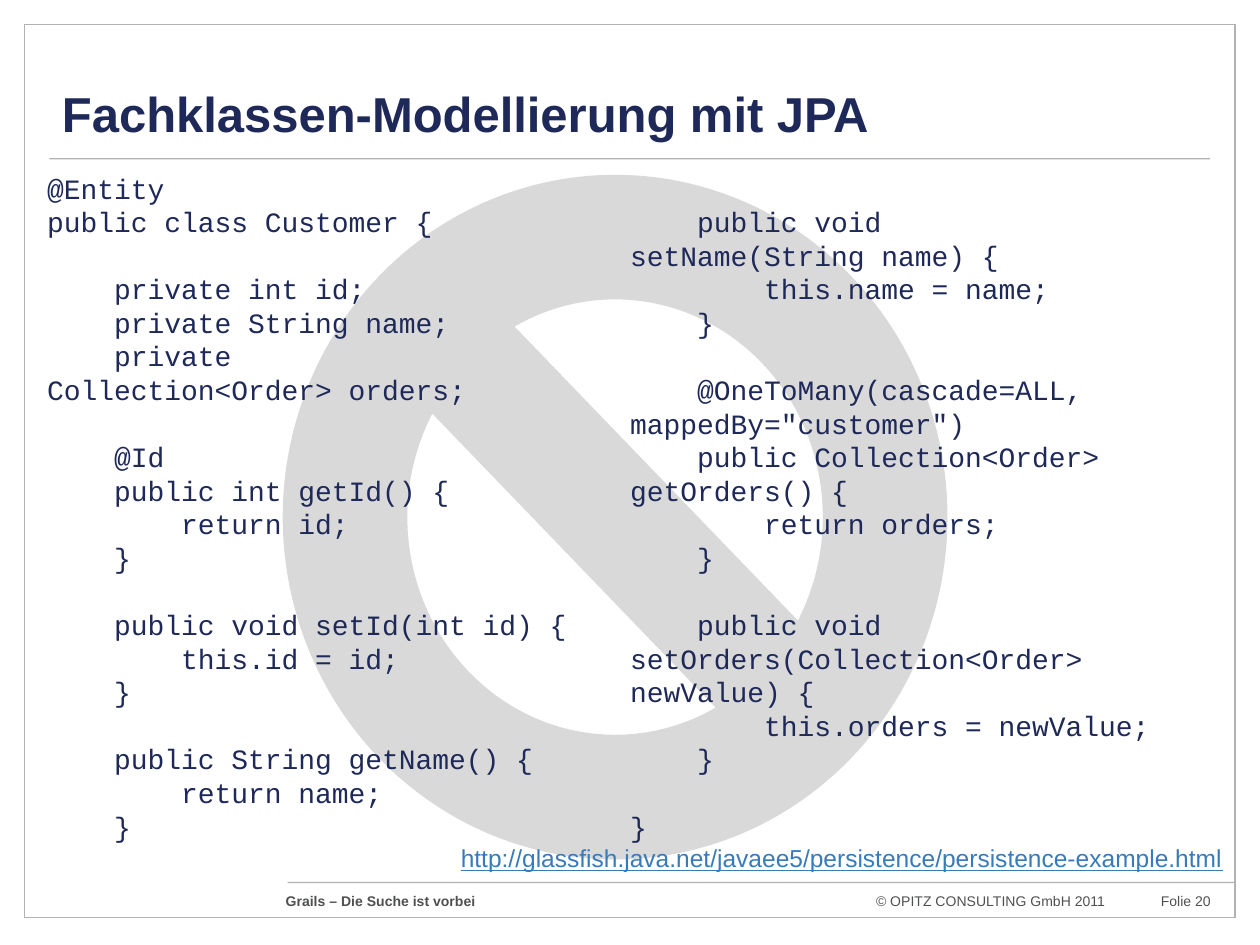
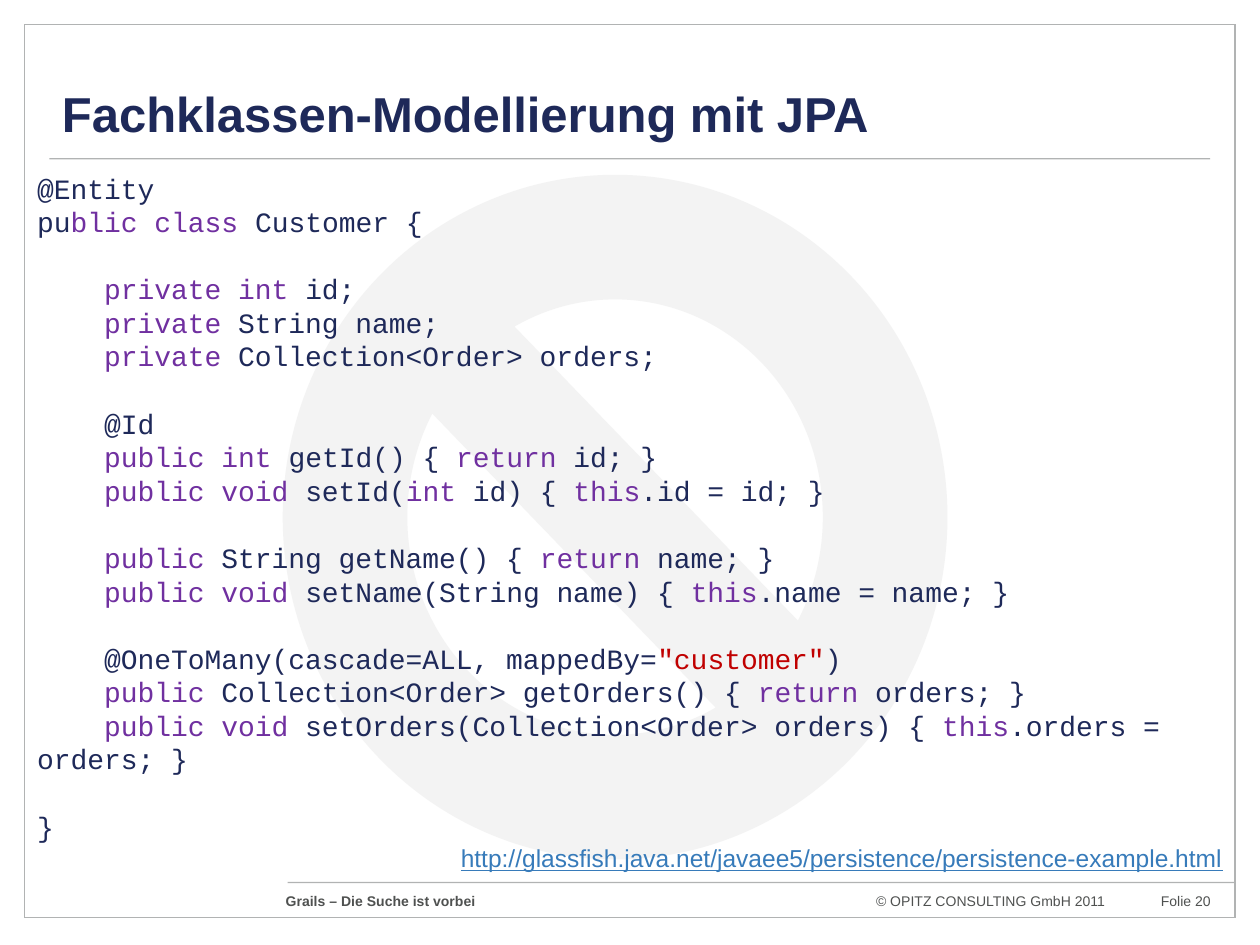
Before and after one commit to codescape/presentations, a slide deck: slide 20 of grails-die-suche-ist-vorbei/grails-doagkonferenz-2011.pptx. Drawn at 1260x945 pixels with LibreOffice and Linux fonts; fonts in the diff are those of the drawing; background and template pictures are left out. Boxes give left, top, right and bottom in pixels: in the first picture for what was removed or moved away, otherwise in the second. Text is boxed around its words. In the diff, an @@ line names an element or a change of style, - is before the commit and + after.

Commit message:
updated slides

```diff
--- a/grails-die-suche-ist-vorbei/grails-doagkonferenz-2011.pptx
+++ b/grails-die-suche-ist-vorbei/grails-doagkonferenz-2011.pptx
@@ text "@Entity public class Customer { ..." at <box>37,179,1126,774</box>: columns 2 to 1 @@
@@ text at <box>37,179,1126,774</box>: text changed @@
-@Entity
-public class Customer {
-private int id;
-private String name;
-private Collection<Order> orders;
-@Id
-public int getId() {
-return id;
-}
-public void setId(int id) {
-this.id = id;
-}
-public String getName() {
-return name;
-}
-public void setName(String name) {
-this.name = name;
-}
-@OneToMany(cascade=ALL, mappedBy="customer")
-public Collection<Order> getOrders() {
-return orders;
-}
-public void setOrders(Collection<Order> newValue) {
-this.orders = newValue;
-}
-}
+@Entity
+public class Customer {
+private int id;
+private String name;
+private Collection<Order> orders;
+@Id
+public int getId() { return id; }
+public void setId(int id) { this.id = id; }
+public String getName() { return name; }
+public void setName(String name) { this.name = name; }
+@OneToMany(cascade=ALL, mappedBy="customer")
+public Collection<Order> getOrders() { return orders; }
+public void setOrders(Collection<Order> orders) { this.orders = orders; }
+}
@@ no-entry sign at <box>282,175,948,859</box>: fill #D9D9D9 to #D9D9D9 at 31% opacity @@
```
Also in this commit, not shown: 9 other slides changed, 1 other file.
